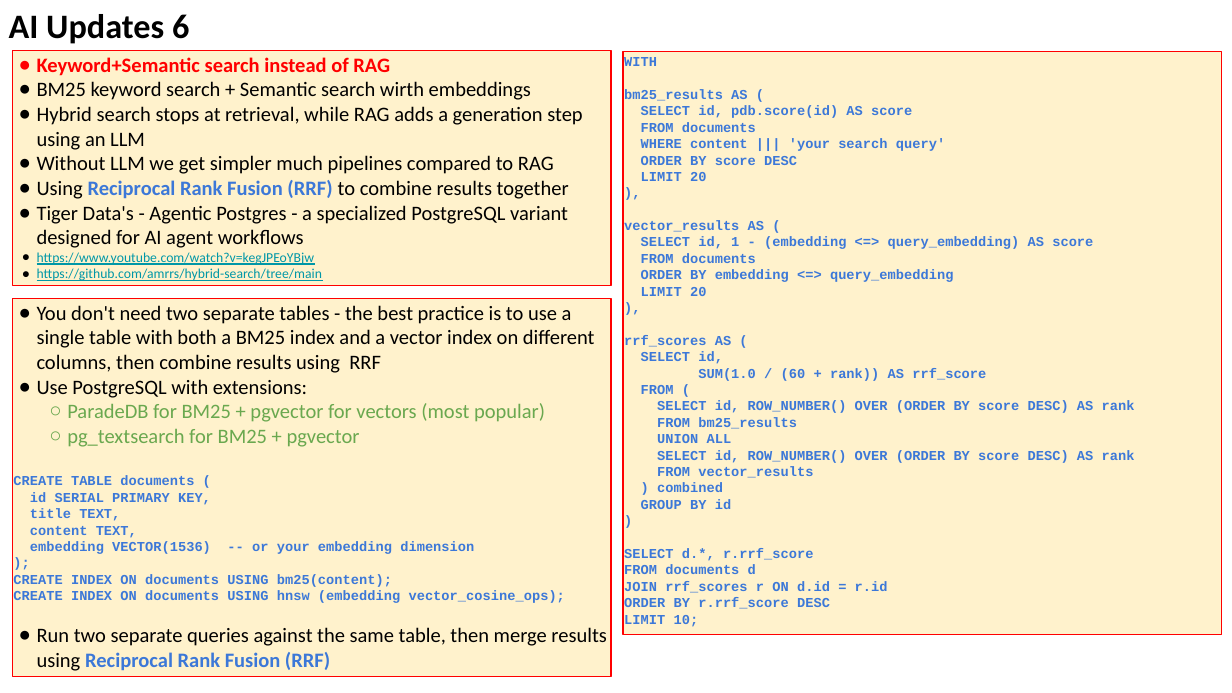
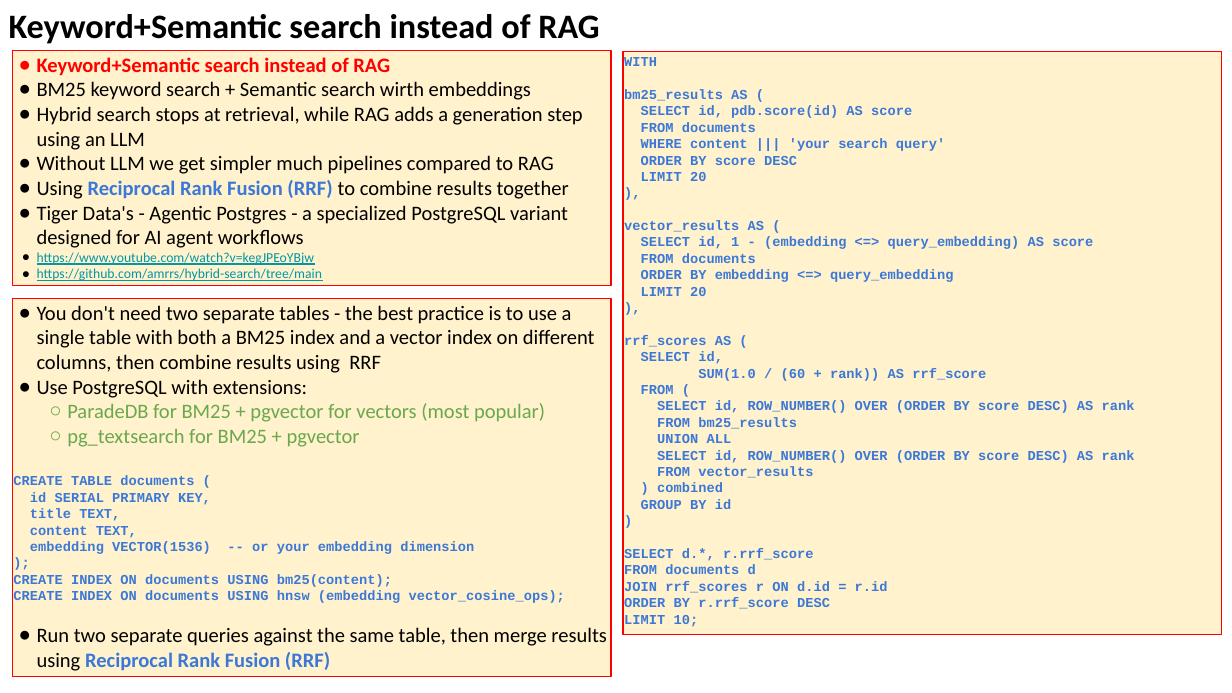
Before and after one commit to lselector/seminar, a slide deck: slide 13 of 2025/2025-11-07-AI-Updates.pptx (slide 12 before the commit). Drawn at 1232x693 pixels with LibreOffice and Linux fonts; fonts in the diff are those of the drawing. Boxes give left, top, right and bottom in pixels: in the first picture for what was removed or moved away, otherwise in the second. Text is boxed around its words. In the diff, an @@ line names an element or a change of style, - is before the commit and + after.

```diff
--- a/2025/2025-11-07-AI-Updates.pptx
+++ b/2025/2025-11-07-AI-Updates.pptx
@@ text at box(9, 14, 599, 44): text changed @@
-AI Updates 6
+Keyword+Semantic search instead of RAG
```
Also in this commit, not shown: 2 other slides changed, 2 slides added.
